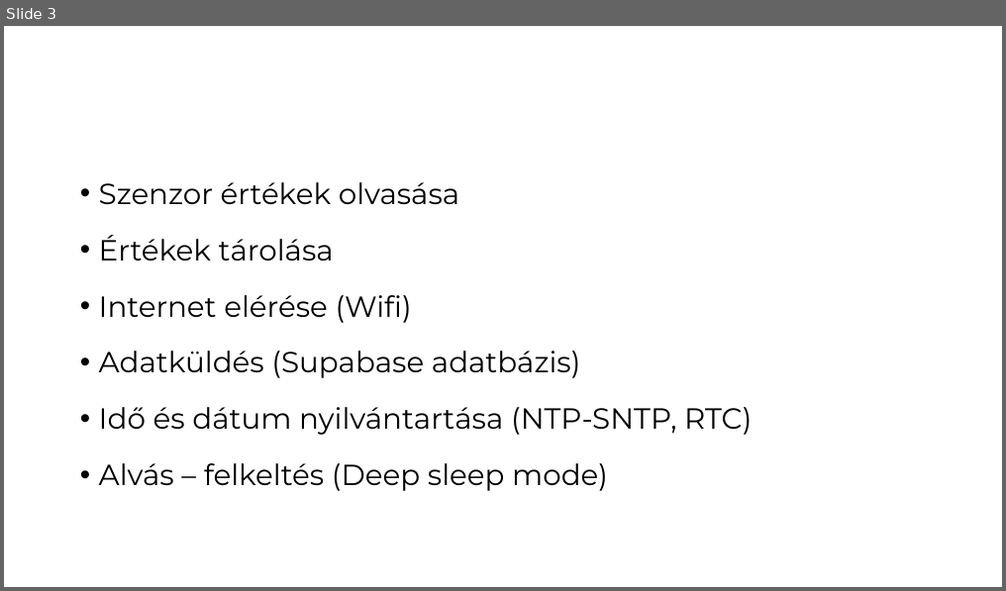
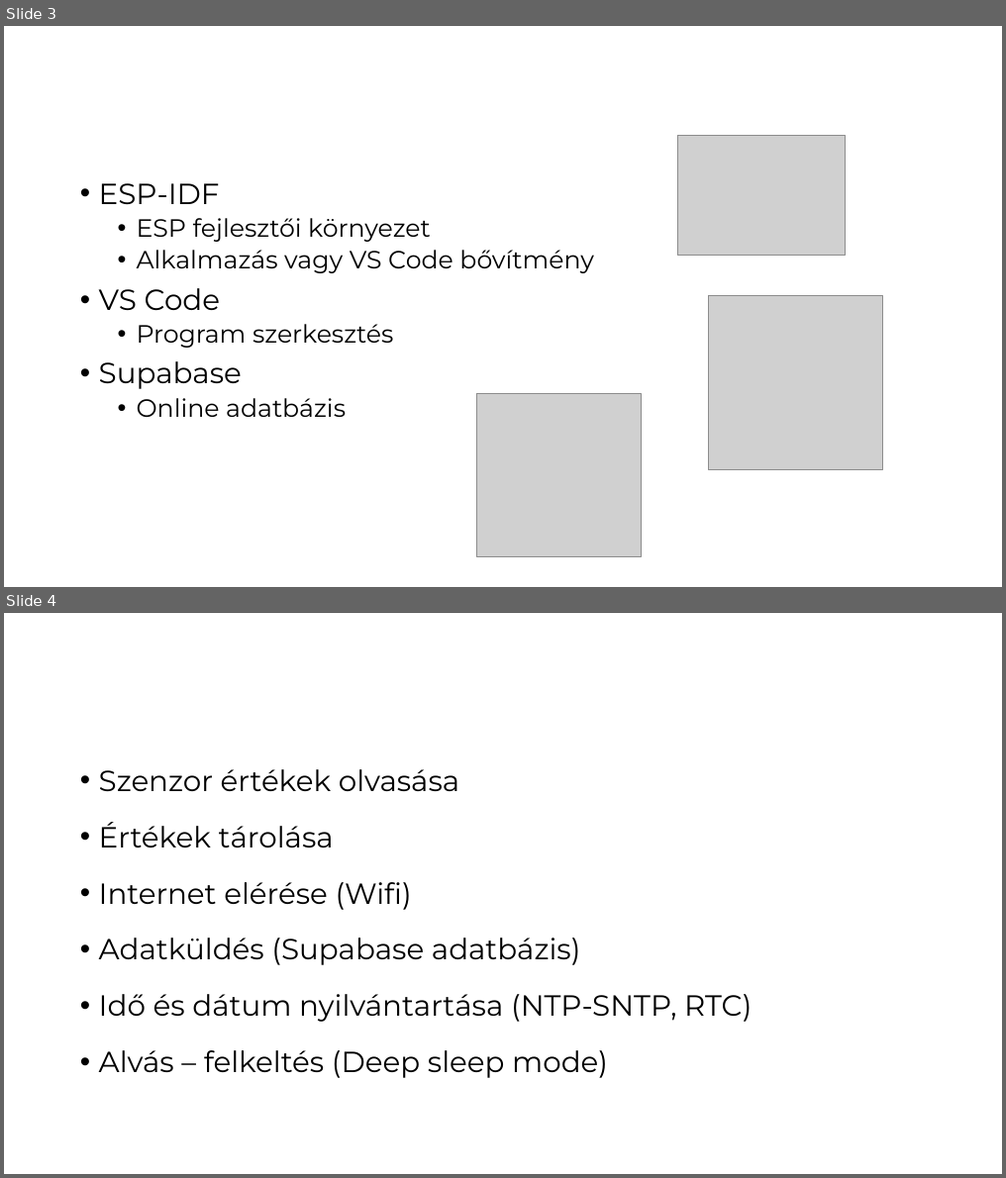
Before and after one commit to Turboblider55/Miniature_Weather_Station, a slide deck: docs/UniProject.pptx. Shown one above the other, each under a label of ours: slide 3 before the commit, slides 3 and 4 after it. The pictures are 1006x591 and 1006x1178 pixels, drawn with LibreOffice and Linux fonts; fonts in the diff are those of the drawing; grey boxes stand for pictures; background and template pictures are left out. Boxes give left, top, right and bottom in pixels: in the first picture for what was removed or moved away, otherwise in the second. Text is boxed around its words. In the diff, an @@ line names an element or a change of style, - is before the commit and + after.

```diff
--- a/docs/UniProject.pptx
+++ b/docs/UniProject.pptx
@@ slide 3 added at bbox=[4, 26, 1002, 587], background picture (left out) @@
@@ title added at bbox=[73, 56, 934, 165], 44 pt, text #FFFFFF @@
+Használt technológiák
@@ picture added at bbox=[678, 135, 846, 256] @@
@@ text added at bbox=[99, 183, 594, 417], 24 pt, text #000000 @@
+• ESP-IDF
+  • ESP fejlesztői környezet
+  • Alkalmazás vagy VS Code bővítmény
+• VS Code
+  • Program szerkesztés
+• Supabase
+  • Online adatbázis
@@ picture added at bbox=[709, 296, 883, 470] @@
@@ picture added at bbox=[477, 393, 642, 558] @@
@@ what was slide 3 is now slide 4 @@
```
Also in this commit, not shown: 3 slides changed, 5 other slides added, 6 other files.
